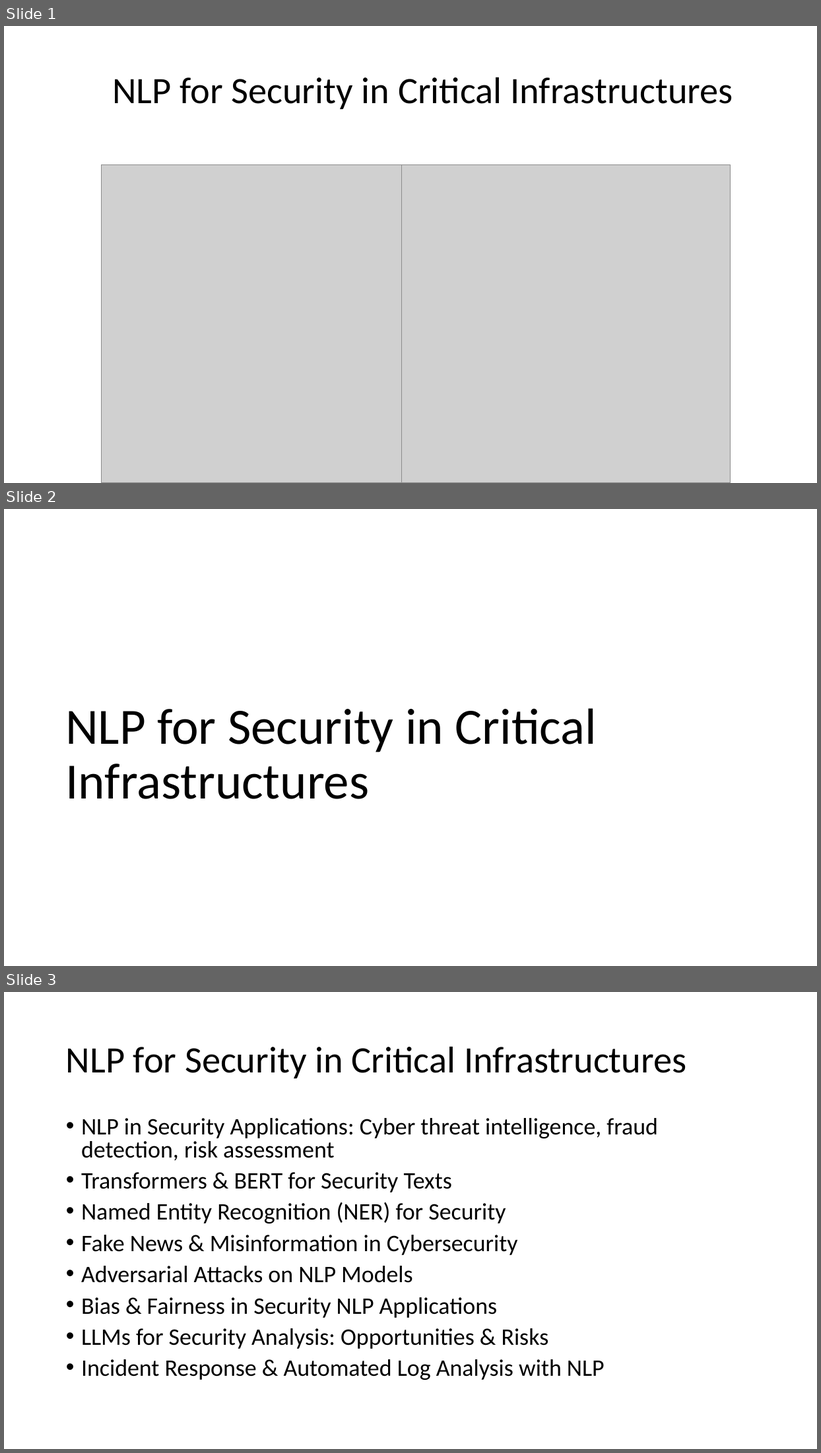
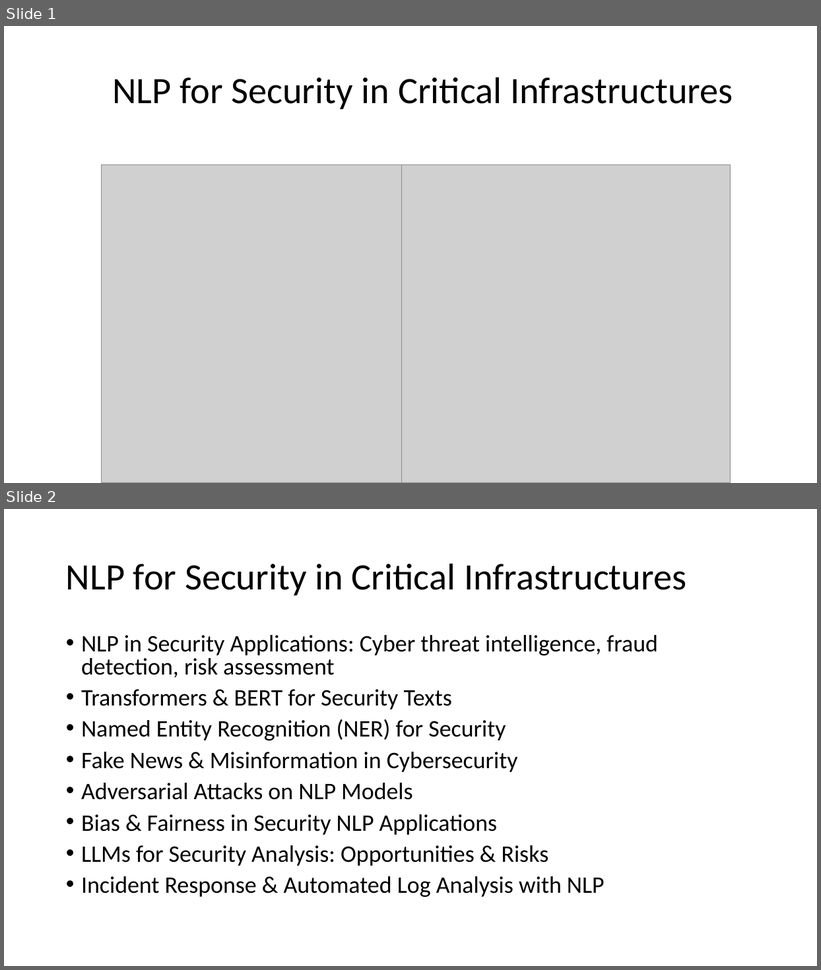
Before and after one commit to motazsaad/NLP-Theresa, a slide deck: slides/LLMs/09 NLP for cyber security.pptx. Shown one above the other, each under a label of ours: slides 1, 2 and 3 before the commit, slides 1 and 2 after it. The pictures are 821x1453 and 821x970 pixels, drawn with LibreOffice and Linux fonts; fonts in the diff are those of the drawing; grey boxes stand for pictures. Boxes give left, top, right and bottom in pixels: in the first picture for what was removed or moved away, otherwise in the second. Text is boxed around its words. In the diff, an @@ line names an element or a change of style, - is before the commit and + after.

Commit message:
update slides

```diff
--- a/slides/LLMs/09 NLP for cyber security.pptx
+++ b/slides/LLMs/09 NLP for cyber security.pptx
@@ slide 2 removed at (x1=4, y1=509, x2=817, y2=966), background #FFFFFF @@
@@ title removed at (x1=65, y1=708, x2=597, y2=799) @@
-NLP for Security in Critical Infrastructures
@@ what was slide 3 is now slide 2 @@
```
Also in this commit, not shown: 6 slides changed, 16 other files.
